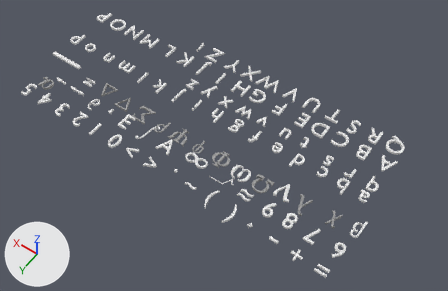
A saved change to the COLLADA model resources/3D/Math_World/all.dae.
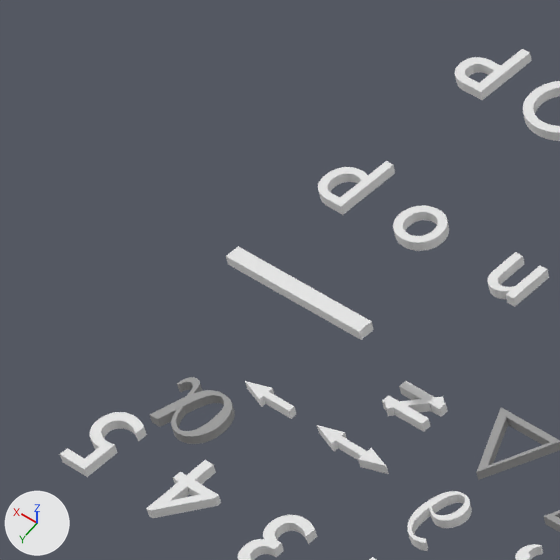
The first picture shows the older version from a 50 mm camera at (-10.59, 17.9, 20.2) aimed at (-1.0, 4.47, -0.9). The close-ups show both versions on the part from 2% to 26% of the width and 1% to 39% of the height of that picture; other places that the commit changed are outside them. The lights are fixed; the arrows at lower left show +X, +Y and +Z. Where no turn or scale is listed for an object, it has been applied to the vertices.

In view in the first close-up: '_Delta_', '_P_', '_alpha_', '_divide_', '_five_', '_four_', '_n_', '_ne_', '_o_', '_p_', '_part_', '_three_'.
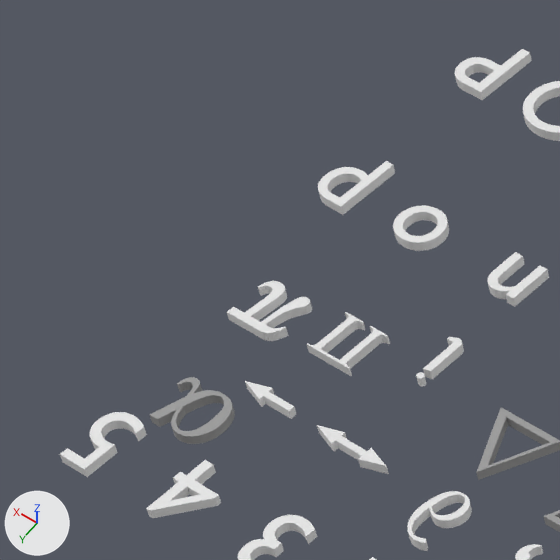
Where the change shows, as pixel boxes (x1, y1, x2, y2) in the close-ups (560 x 560 px):
'_divide_', moved (not visible afterwards): before (226, 246, 374, 340)
'_pi_', added: after (227, 281, 312, 341)
'_Pi_', added: after (307, 312, 390, 376)
'_ne_', moved (not visible afterwards): before (382, 381, 448, 432)
'_iota_', moved (not visible before): after (416, 337, 464, 387)

Edits to the bpy script that builds the scene:
```text
Add me_plane_004:
    me_plane_004.from_pydata(...)  # 156 vertices, 308 faces; spans x -0.255..0.256, y -0.256..0.238, z -0.05..0.05
Add me_plane:
    me_plane.from_pydata(...)  # 220 vertices, 436 faces; spans x -0.298..0.274, y -0.299..0.25, z -0.05..0.05
Change ob_ne:
    ob_ne.location: (5.566, 5.638, 0.012) -> (-7.578, -0.605, 0.012)
Change ob_iota:
    ob_iota.location: (2.577, 1.409, 0.471) -> (5.379, 5.492, 0.471)
Change ob_divide:
    ob_divide.location: (6.714, 5.676, 0.755) -> (-5.517, -0.368, 0.755)
Add ob_pi_1:
    ob_pi_1 = bpy.data.objects.new('_Pi_', me_plane_004)
    ob_pi_1.location = (6.534, 5.453, 0.05)
Add ob_pi:
    ob_pi = bpy.data.objects.new('_pi_', me_plane)
    ob_pi.location = (7.467, 5.503, -0.05)
```
